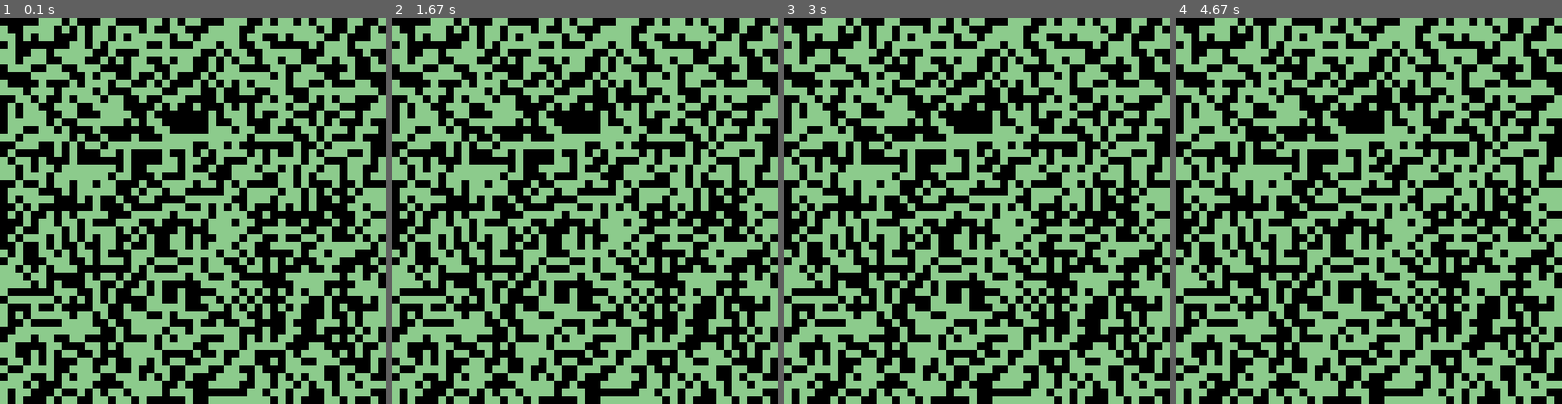
Above: before the commit, frames 1-4 (left to right).
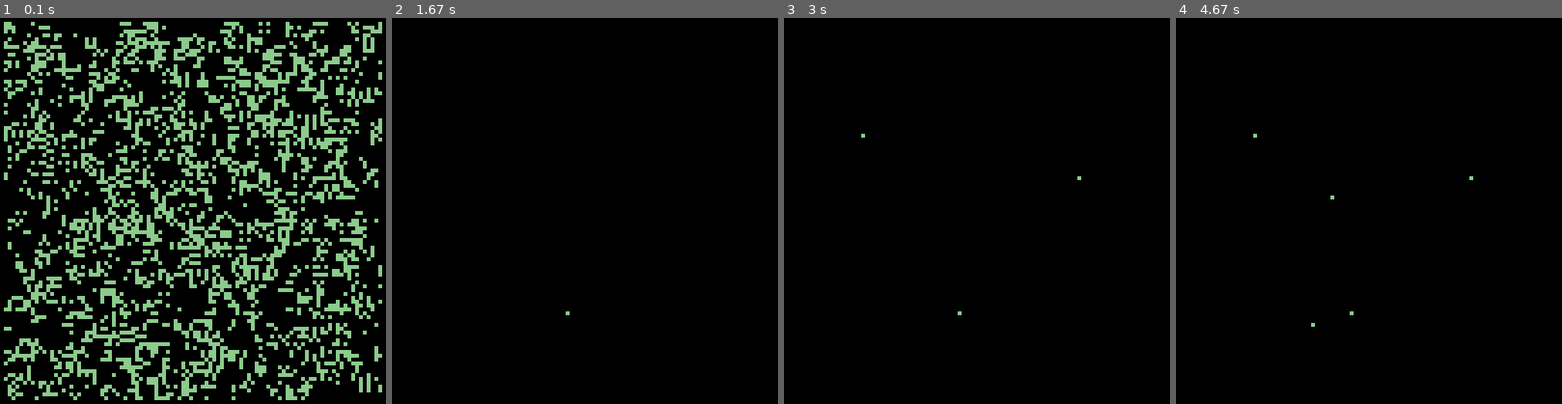
Above: after the commit, the same moments.

Repository: ElekLamoureux/GameOfLife
Game: pygame game, started from conway.py
Two runs of this game, one before a commit and one after it. Both use one fixed random seed, a clock stepped at 60 frames per second and the inputs below.
Inputs (mouse positions are in pixels of both pictures, inside the frame that each line leads up to):
- Up to frame 1 (0.1 s): no input
- Up to frame 2 (1.67 s): tap Space at 0.33 s; press the mouse at (642, 75) at 0.7 s; move the mouse to (685, 211) at 0.8 s; release the mouse at (727, 346) at 0.93 s; tap C at 1 s; click (565, 311) at 1.38 s
- Up to frame 3 (3 s): click (1077, 176) at 2.22 s; click (865, 137) at 2.88 s
- Up to frame 4 (4.67 s): click (1311, 322) at 3.72 s; click (1330, 195) at 4.62 s

The runs differ from the first frame. In frame 1, 51% of the frame differs, in the area x 0-100%, y 0-100%; in frame 2, 52%; in frame 3, 52%; in frame 4, 52%.

Commit message:
Fixed the out of bounds error, made a clear screen feature.

Diff:
--- a/conway.py
+++ b/conway.py
@@ -7,7 +7,7 @@
 #setup
 pygame.init()
 size = 500
-res = 50
+res = 100
 pixilsize = size / res
 screen = pygame.display.set_mode((size, size))
 screen.fill("white")
@@ -55,7 +55,7 @@
         grid[x].append(random.randint(0, 1))
         #grid[x].append(0)
 count = 0
-speed = 100
+speed = 10
 
 running = True
 r = random.randint(0, 255)
@@ -79,9 +79,11 @@
     keys = pygame.key.get_pressed()
     if keys[pygame.K_x]:
         running = False
-
+    if keys[pygame.K_c]:
+        for x in range(res):
+            for y in range(res):
+                grid[x][y] = 0
     if keys[pygame.K_SPACE]:
-        print("spacebar was pressed!")
         count = 0
         if unpaused:
             unpaused = False
@@ -98,8 +100,9 @@
             pendown = False
     if pendown:
         x, y = pygame.mouse.get_pos()
-        cellx = int(x/pixilsize)
-        celly = int(y/pixilsize)
+        if x < size and y < size and x > 0 and y > 0:
+            cellx = int(x/pixilsize)
+            celly = int(y/pixilsize)
         if grid[cellx][celly] == checker[cellx][celly]:
             grid[cellx][celly] = 1-grid[cellx][celly]
             #print(f"Mouse down at: ({x}, {y})")
